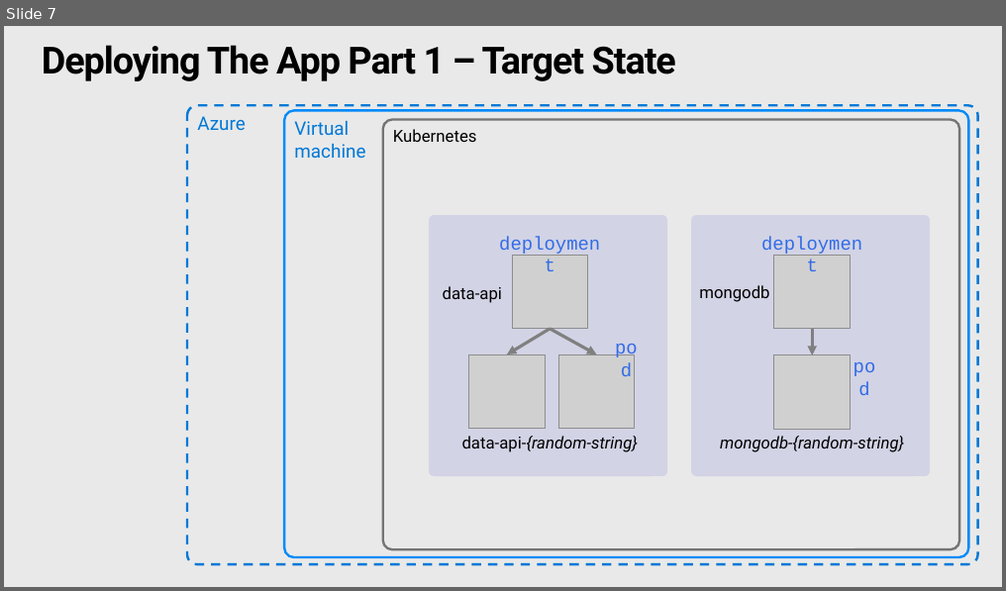
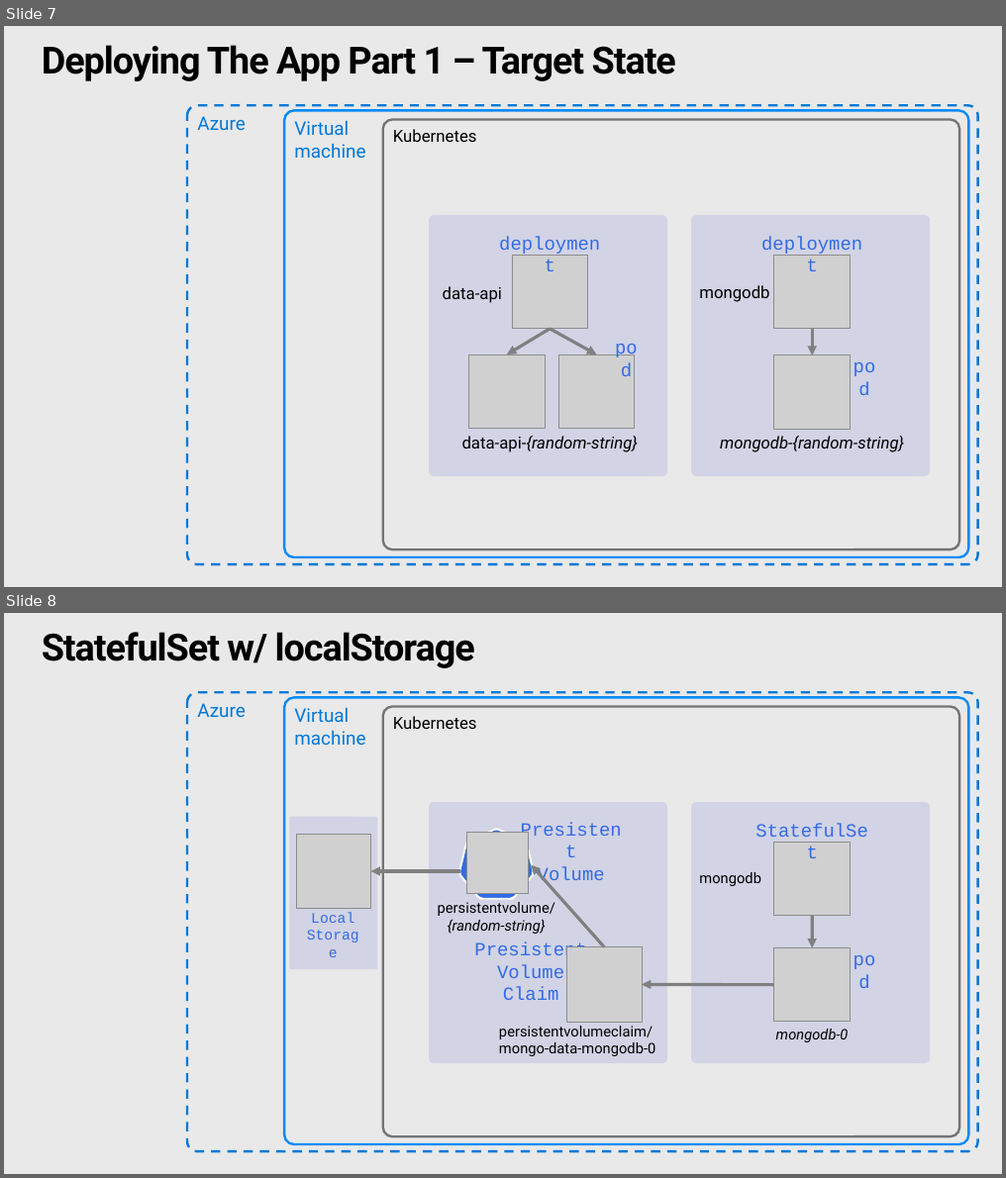
Before and after one commit to benc-uk/kube-workshop, a slide deck: etc/Workshop Diagrams.pptx. Shown one above the other, each under a label of ours: slide 7 before the commit, slides 7 and 8 after it. The pictures are 1006x591 and 1006x1178 pixels, drawn with LibreOffice and Linux fonts; fonts in the diff are those of the drawing; grey boxes stand for pictures. Boxes give left, top, right and bottom in pixels: in the first picture for what was removed or moved away, otherwise in the second. Text is boxed around its words. In the diff, an @@ line names an element or a change of style, - is before the commit and + after.

```diff
--- a/etc/Workshop Diagrams.pptx
+++ b/etc/Workshop Diagrams.pptx
@@ slide 8 added at [4, 613, 1002, 1174], background #E9E9E9 @@
@@ title added at [42, 632, 475, 668], 36 pt, text #000000, bold @@
+StatefulSet w/ localStorage
@@ rounded rectangle added at [187, 692, 978, 1152], outline #0078D7 2.25 pt dashed, 18 pt, text #0078D7 @@
+Azure
@@ rounded rectangle added at [285, 697, 969, 1145], outline #008AF9 2.25 pt, 18 pt, text #0078D7 @@
+Virtual
+machine
@@ rounded rectangle added at [383, 707, 959, 1137], outline #747474 2.25 pt, 16 pt, text #000000 @@
+Kubernetes
@@ rounded rectangle added at [289, 817, 377, 969], fill #0D12CB at 10% opacity @@
@@ rounded rectangle added at [430, 802, 668, 1063], fill #0D12CB at 10% opacity @@
@@ rounded rectangle added at [691, 802, 930, 1063], fill #0D12CB at 10% opacity @@
@@ text added at [751, 818, 873, 841], 18 pt, text #326CE5 @@
+StatefulSet
@@ picture added at [296, 834, 371, 909] @@
@@ freeform shape added at [458, 829, 535, 900], fill #FFFFFF @@
@@ freeform shape added at [460, 830, 533, 898], fill #326CE5 @@
@@ picture added at [467, 833, 529, 894] @@
@@ picture added at [774, 842, 849, 916] @@
@@ arrow added from (460, 871) to (371, 871), #808080 3 pt @@
@@ arrow added from (604, 948) to (531, 865), #808080 3 pt @@
@@ text added at [538, 867, 605, 886], 18 pt, text #326CE5 @@
+Presistent
+Volume
@@ text added at [699, 872, 761, 886], 14 pt, text #000000 @@
+mongodb
@@ text added at [438, 902, 555, 934], 14 pt, text #000000 @@
+persistentvolume/{random-string}
@@ text added at [311, 912, 354, 923], 14 pt, text #326CE5 @@
+Local
+Storage
@@ arrow added from (813, 916) to (813, 949), #808080 3 pt @@
@@ text added at [474, 943, 586, 1000], 18 pt, text #326CE5 @@
+Presistent
+Volume
+Claim
@@ freeform shape added at [566, 949, 643, 1020], fill #FFFFFF @@
@@ picture added at [567, 948, 642, 1023] @@
@@ picture added at [774, 949, 849, 1022] @@
@@ text added at [847, 948, 880, 970], 18 pt, text #326CE5 @@
+pod
@@ arrow added from (774, 985) to (642, 985), #808080 3 pt @@
@@ text added at [499, 1026, 655, 1057], 14 pt, text #000000 @@
+persistentvolumeclaim/
+mongo-data-mongodb-0
@@ text added at [776, 1029, 848, 1043], 14 pt, text #000000, italic @@
+mongodb-0
```
Also in this commit, not shown: 4 other files.
